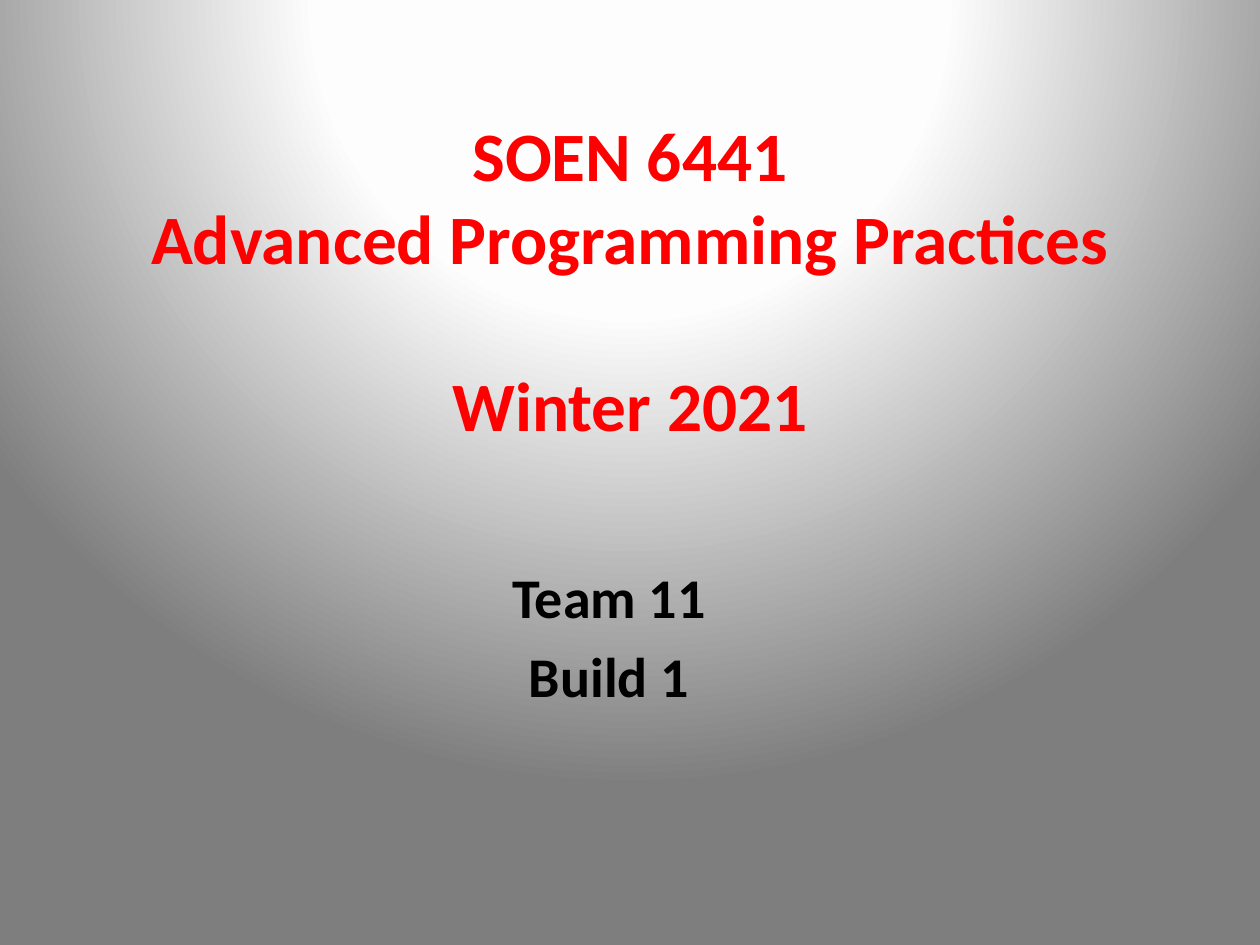
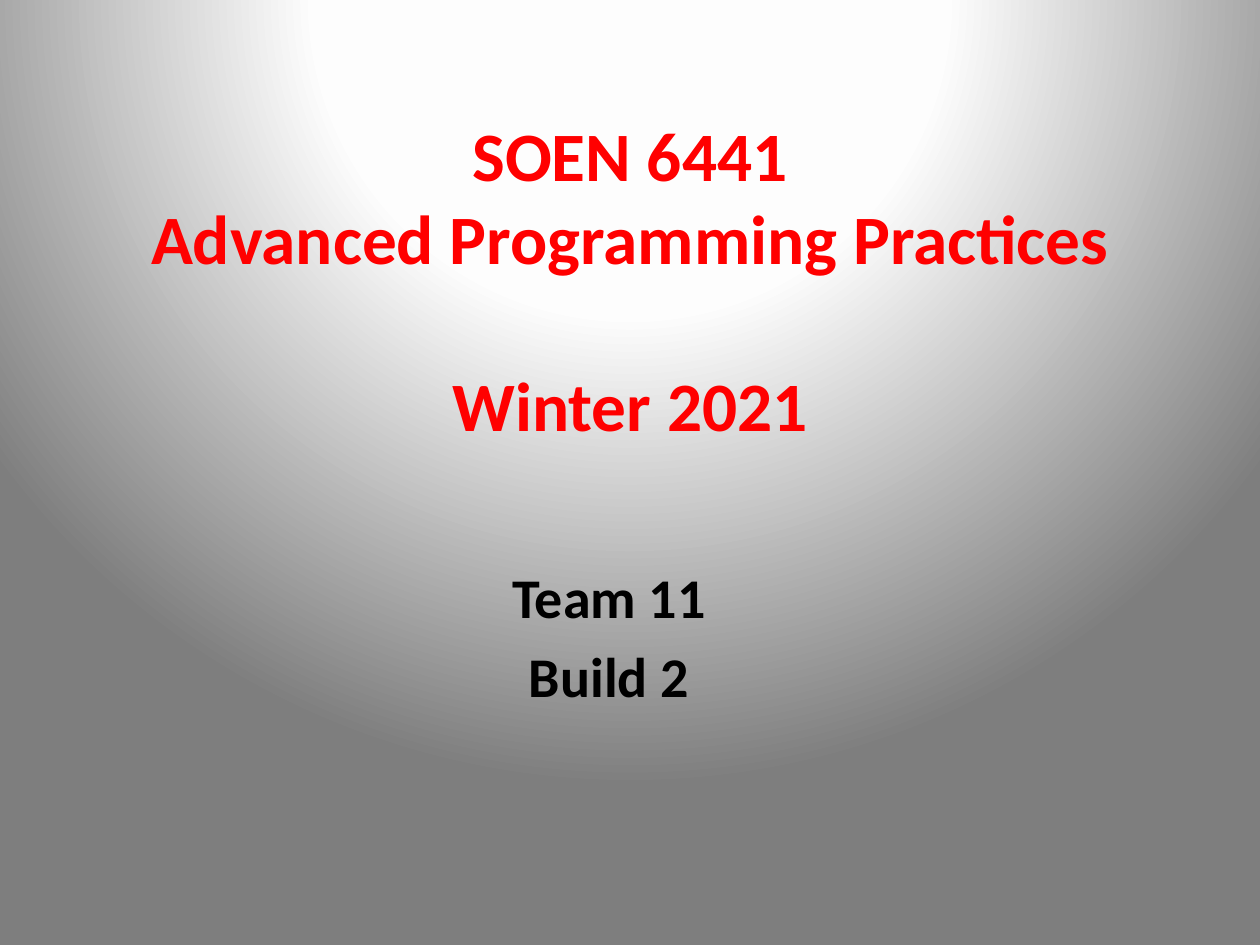
Before and after one commit to Garg-Ritika/Domination_Game_Team11, a slide deck: slide 1 of doc/Build2-project-presentation.pptx. Drawn at 1260x945 pixels with LibreOffice and Linux fonts; fonts in the diff are those of the drawing. Boxes give left, top, right and bottom in pixels: in the first picture for what was removed or moved away, otherwise in the second. Text is boxed around its words. In the diff, an @@ line names an element or a change of style, - is before the commit and + after.

Commit message:
Updating Build2-project-persentation

```diff
--- a/doc/Build2-project-presentation.pptx
+++ b/doc/Build2-project-presentation.pptx
@@ subtitle at [529, 658, 688, 698]: text changed @@
-Build 1
+Build 2
```
Also in this commit, not shown: 1 other slide changed.
